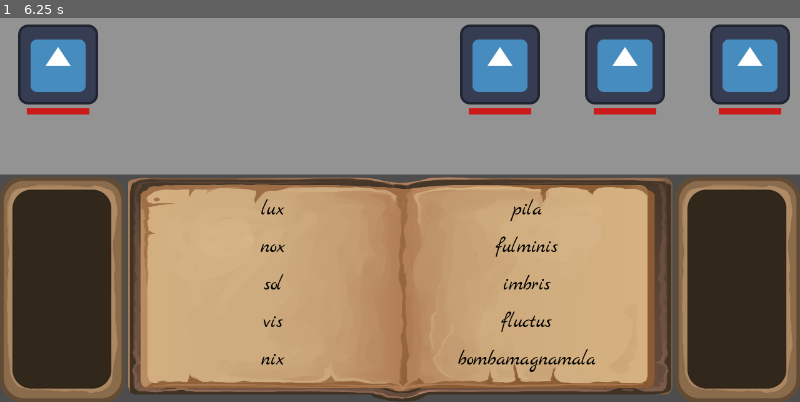
Above: before the commit, frame 1.
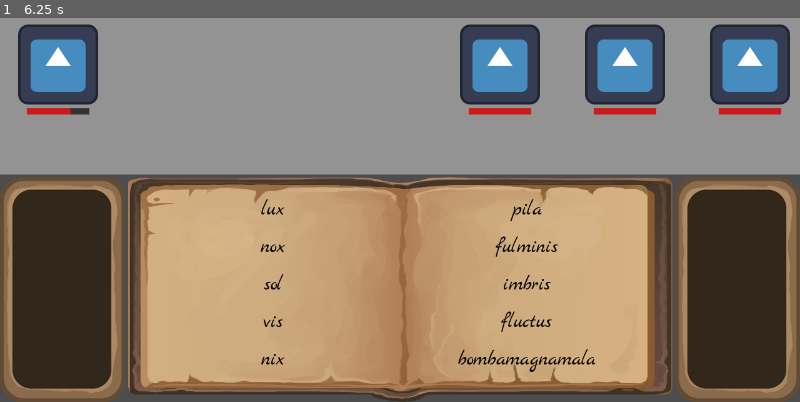
Above: after the commit, the same moment.

Repository: Jelleas/brackeys_2026
Game: Godot game, scene res://main.tscn
Same seed, same stepped clock (60 frames per second), same inputs: the game is played once before the commit and once after it. The engine's default icon, where the game draws it, is replaced by a stand-in: a white triangle on a blue panel in a dark square.
Inputs:
- Up to frame 1 (6.25 s): tap Enter at 0.5, 2, 3.5 s; tap Z every 0.75 s from 0.6 to 5.85 s; tap Space at 0.77, 1.25, 1.52, 2.75, 3.02, 3.77, 4.25, 4.52, 6.02 s; hold A 1.28-2.03 s; hold A 3.53-5.78 s

The runs differ from the first frame. In frame 1, less than 0.1% of the frame differs, in the area x 8-12%, y 23-26%.

Commit message:
monster combat + wizard healthbar + wizard sound

Diff:
--- a/combat/combat_area.tscn
+++ b/combat/combat_area.tscn
@@ -12,13 +12,15 @@
 name = "test"
 health = 100
 damage = 10
+experience = 10
 metadata/_custom_type_script = "uid://clf2430d4p1ds"
 
 [sub_resource type="Resource" id="Resource_6f4sn"]
 script = ExtResource("5_b8epd")
 name = "test2"
 health = 50
-damage = 100
+damage = 20
+experience = 5
 metadata/_custom_type_script = "uid://clf2430d4p1ds"
 
 [node name="CombatArea" type="Node2D" unique_id=798258911]
--- a/monster/monster.tscn
+++ b/monster/monster.tscn
@@ -17,7 +17,7 @@
 [node name="CollisionShape2D" type="CollisionShape2D" parent="MonsterBody" unique_id=1959757466]
 shape = SubResource("CapsuleShape2D_2k2s0")
 
-[node name="MonsterVoice" type="AudioStreamPlayer2D" parent="." unique_id=203686466]
+[node name="MonsterVoice" type="AudioStreamPlayer" parent="." unique_id=264594767]
 stream = ExtResource("3_2k2s0")
 
 [node name="TextureProgressBar" type="TextureProgressBar" parent="." unique_id=498079575]
--- a/monster/monster_config.gd
+++ b/monster/monster_config.gd
@@ -6,4 +6,4 @@
 @export var damage: int
 @export var resistances: Array[String]
 @export var experience: int
-@export var attack_interval: float
+@export var attack_interval: float = 2.0
--- a/spells/ball/ball.gd
+++ b/spells/ball/ball.gd
@@ -19,6 +19,7 @@
 
 func init(spell: SpellConfigs.Spell) -> void:
 	damage = spell.get_damage()
+	setup_shape(35)
 	set_colors(spell.prefix.color1, spell.prefix.color2, spell.prefix.color3)
 
 func _physics_process(delta):
--- a/wizard/wizard.gd
+++ b/wizard/wizard.gd
@@ -1,6 +1,7 @@
 extends Node2D
 
 @onready var health_bar: TextureProgressBar = $TextureProgressBar
+@onready var voice_player = $WizardVoice
 
 @export var health: int = 100
 @export var max_health: int = 100
@@ -40,8 +41,14 @@
 func _on_spell_matched(spell: SpellConfigs.Spell):
 	cast(spell)
 
+func _play_hit_sound():
+	voice_player.play()
+
 func _on_monster_attacked(dmg: int) -> void:
 	health -= dmg
+	health_bar.value = health
 	if health <= 0:
 		health = 0
 		Bus.wizard_killed.emit()
+	else:
+		_play_hit_sound()
--- a/wizard/wizard.tscn
+++ b/wizard/wizard.tscn
@@ -2,6 +2,7 @@
 
 [ext_resource type="Script" uid="uid://dd5xpjvlsrcxy" path="res://wizard/wizard.gd" id="1_ec3ak"]
 [ext_resource type="Texture2D" uid="uid://bq7ru5xxubpud" path="res://assets/icon.svg" id="2_ar7j0"]
+[ext_resource type="AudioStream" uid="uid://bjrmarjlvvhsu" path="res://wizard/Player Hit.wav" id="3_4yu8k"]
 
 [node name="Wizard" type="Node2D" unique_id=916335594]
 script = ExtResource("1_ec3ak")
@@ -12,3 +13,6 @@
 [node name="TextureProgressBar" type="TextureProgressBar" parent="." unique_id=1117597936]
 offset_right = 40.0
 offset_bottom = 40.0
+
+[node name="WizardVoice" type="AudioStreamPlayer" parent="." unique_id=303350864]
+stream = ExtResource("3_4yu8k")
Not shown, added: wizard/Player Hit.wav.import
Not shown, added: wizard/Player Hit.wav
